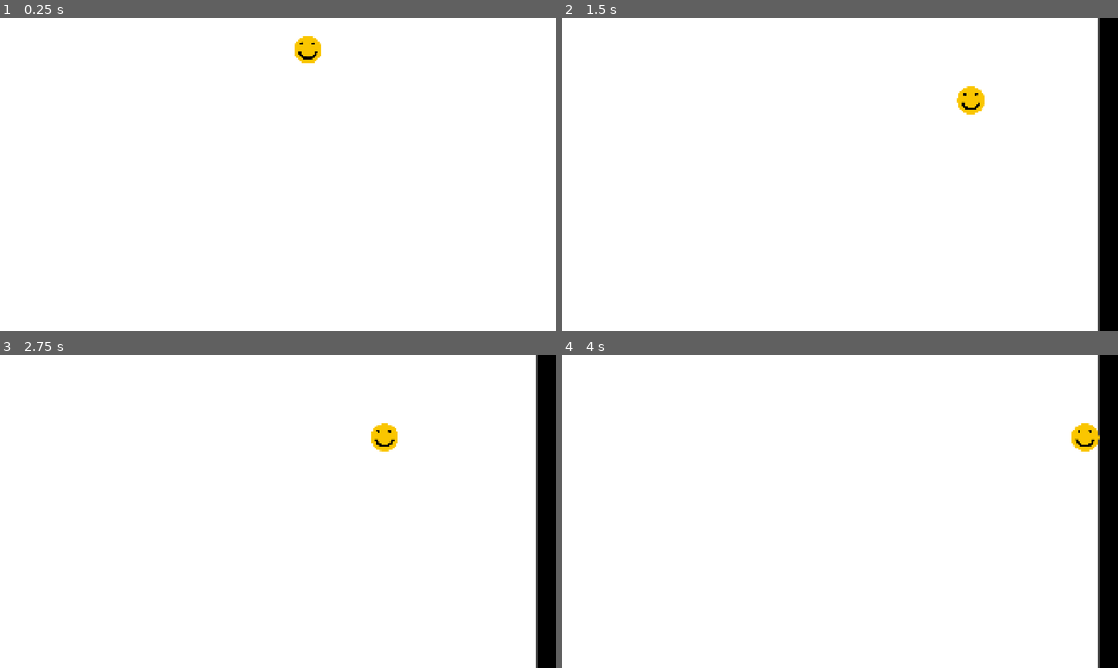
Above: before the commit, frames 1-4 (two rows, left to right).
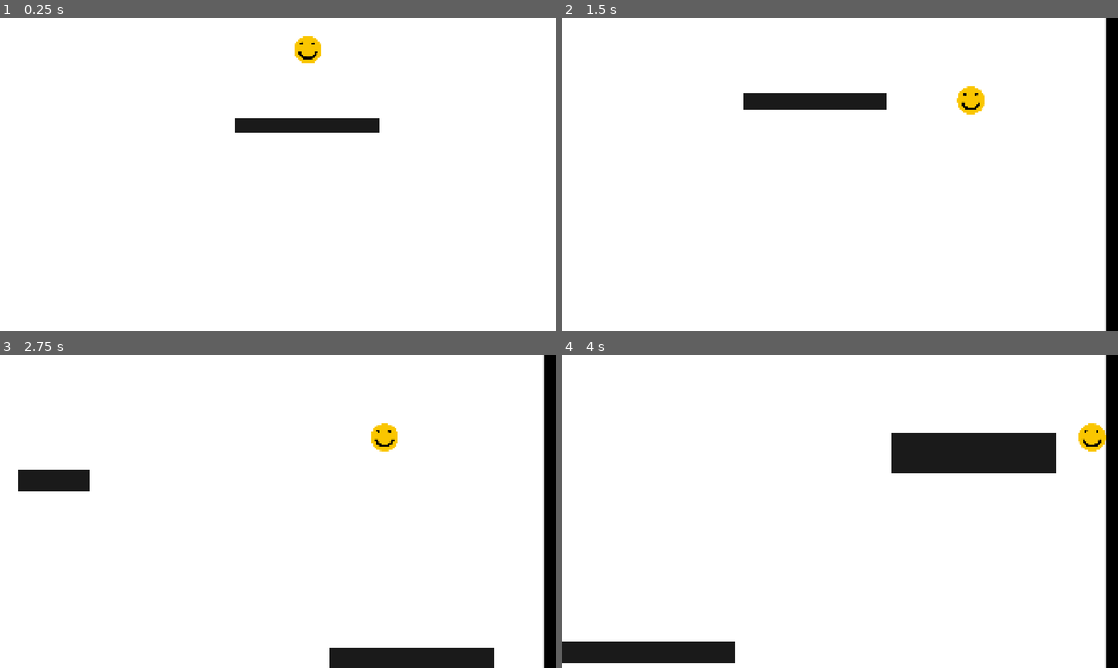
Above: after the commit, the same moments.

Repository: rickakell/FallingGame
Game: Godot game, scene res://scenes/Game.tscn
Same seed, same stepped clock (60 frames per second), same inputs: the game is played once before the commit and once after it.
Inputs:
- Up to frame 1 (0.25 s): no input
- Up to frame 2 (1.5 s): tap Enter (ui_accept) at 0.5, 0.77 s; hold Right (ui_right) from 0.53 s (still down)
- Up to frame 3 (2.75 s): tap Enter (ui_accept) at 1.52 s; release Right (ui_right) at 2.03 s; hold Left (ui_left) from 2.03 s (still down)
- Up to frame 4 (4 s): release Left (ui_left) at 2.78 s; hold Right (ui_right) from 2.78 s (still down); tap Enter (ui_accept) at 3.02, 3.77 s

The runs differ from the first frame. In frame 1, 1.2% of the frame differs, in the area x 42-69%, y 32-37%; in frame 2, 2.9%; in frame 3, 4.3%; in frame 4, 7.7%, in the area x 0-98%, y 0-100%.

Commit message:
Added collisions and basic map setup

Diff:
--- a/scenes/Game.tscn
+++ b/scenes/Game.tscn
@@ -2,6 +2,7 @@
 
 [ext_resource type="PackedScene" uid="uid://u20gxiyc8gbv" path="res://scenes/Player.tscn" id="1_ibkli"]
 [ext_resource type="Texture2D" uid="uid://eyvooc5ljkad" path="res://assets/Background.png" id="3_78awf"]
+[ext_resource type="PackedScene" uid="uid://bmivkuhjrvv1q" path="res://scenes/rectangle_obstacle.tscn" id="3_cpr0p"]
 
 [sub_resource type="WorldBoundaryShape2D" id="WorldBoundaryShape2D_ibkli"]
 normal = Vector2(-1, 0)
@@ -25,22 +26,6 @@
 limit_right = 2043
 metadata/_edit_lock_ = true
 
-[node name="WorldBoundaries" type="Node" parent="." unique_id=1882253587]
-
-[node name="RightBoundary2" type="StaticBody2D" parent="WorldBoundaries" unique_id=1414834678]
-position = Vector2(1836, 2)
-
-[node name="RightBoundaryShape" type="CollisionShape2D" parent="WorldBoundaries/RightBoundary2" unique_id=1060846366]
-position = Vector2(-4, 0)
-shape = SubResource("WorldBoundaryShape2D_ibkli")
-
-[node name="LeftBoundary" type="StaticBody2D" parent="WorldBoundaries" unique_id=528910690]
-position = Vector2(-1771, 0)
-
-[node name="LeftBoundaryShape" type="CollisionShape2D" parent="WorldBoundaries/LeftBoundary" unique_id=1999551497]
-position = Vector2(-57, 1)
-shape = SubResource("WorldBoundaryShape2D_qbsmt")
-
 [node name="ParallaxBackground" type="ParallaxBackground" parent="." unique_id=661412022]
 
 [node name="ParallaxLayer" type="ParallaxLayer" parent="ParallaxBackground" unique_id=1994811429]
@@ -49,8 +34,42 @@
 [node name="Background" type="Sprite2D" parent="ParallaxBackground/ParallaxLayer" unique_id=977810577]
 z_index = -4000
 texture_repeat = 2
-position = Vector2(3.0001626, 1267)
+position = Vector2(45, 1287)
 scale = Vector2(2.2354167, 3.794444)
 texture = ExtResource("3_78awf")
 region_enabled = true
 region_rect = Rect2(0, 0, 1920, 1080)
+
+[node name="WorldBoundaries" type="Node" parent="." unique_id=1882253587]
+
+[node name="RightBoundary2" type="StaticBody2D" parent="WorldBoundaries" unique_id=1414834678]
+position = Vector2(1836, 2)
+
+[node name="RightBoundaryShape" type="CollisionShape2D" parent="WorldBoundaries/RightBoundary2" unique_id=1060846366]
+position = Vector2(38, -2)
+shape = SubResource("WorldBoundaryShape2D_ibkli")
+
+[node name="LeftBoundary" type="StaticBody2D" parent="WorldBoundaries" unique_id=528910690]
+position = Vector2(-1771, 0)
+
+[node name="LeftBoundaryShape" type="CollisionShape2D" parent="WorldBoundaries/LeftBoundary" unique_id=1999551497]
+position = Vector2(-16, -1)
+shape = SubResource("WorldBoundaryShape2D_qbsmt")
+
+[node name="RactangleObstacles" type="Node" parent="." unique_id=604775788]
+
+[node name="RectangleObstacle" parent="RactangleObstacles" unique_id=339422551 instance=ExtResource("3_cpr0p")]
+position = Vector2(193, 258)
+scale = Vector2(4.6444445, -1.25)
+
+[node name="RectangleObstacle2" parent="RactangleObstacles" unique_id=1835084678 instance=ExtResource("3_cpr0p")]
+position = Vector2(-1023.0001, 1906.9999)
+scale = Vector2(2.3041394, -1.781838)
+
+[node name="RectangleObstacle3" parent="RactangleObstacles" unique_id=818041548 instance=ExtResource("3_cpr0p")]
+position = Vector2(1168, 3050)
+scale = Vector2(5.309058, 3.1749468)
+
+[node name="RectangleObstacle4" parent="RactangleObstacles" unique_id=978107861 instance=ExtResource("3_cpr0p")]
+position = Vector2(-1149, 4263)
+scale = Vector2(9.026836, -1.6663016)
--- a/scenes/rectangle_obstacle.tscn
+++ b/scenes/rectangle_obstacle.tscn
@@ -12,8 +12,8 @@
 scale = Vector2(1.0026455, 1)
 texture = ExtResource("1_5wvcd")
 
-[node name="Area2D" type="Area2D" parent="." unique_id=1700206140]
+[node name="StaticBody2D" type="StaticBody2D" parent="." unique_id=1306526127]
 
-[node name="CollisionShape2D" type="CollisionShape2D" parent="Area2D" unique_id=33350272]
+[node name="CollisionShape2D" type="CollisionShape2D" parent="StaticBody2D" unique_id=33350272]
 position = Vector2(-0.25, 0)
 shape = SubResource("RectangleShape2D_ehh6y")
